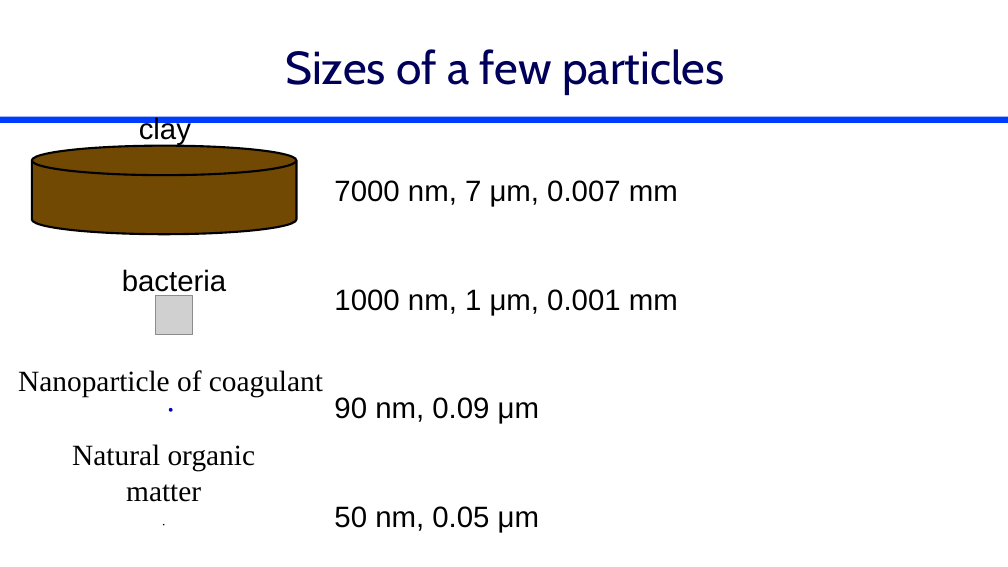
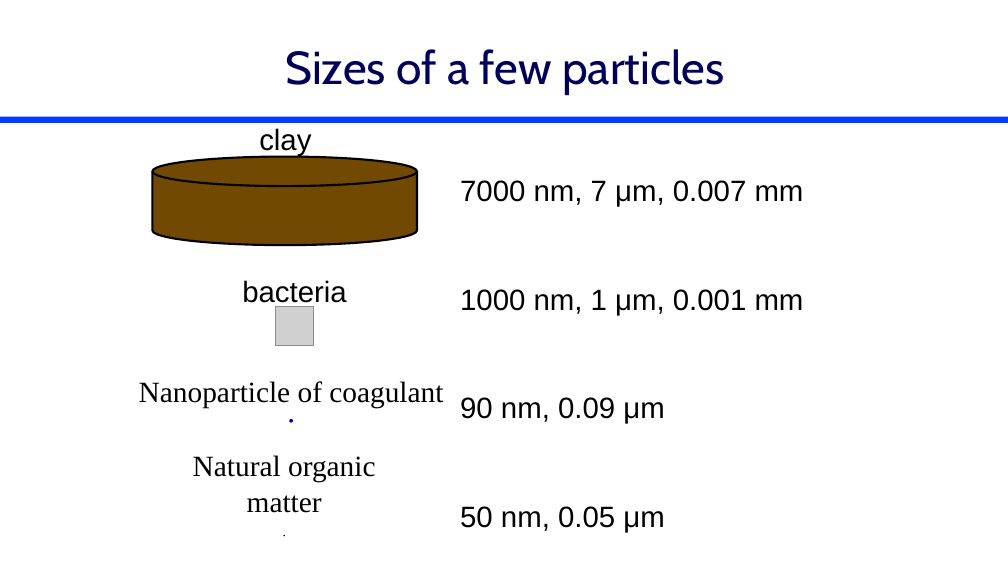
Before and after one commit to monroews/CEE4520Lectures, a slide deck: slide 19 of Flocculation Introduction.pptx (slide 15 before the commit). Drawn at 1008x567 pixels with LibreOffice and Linux fonts; fonts in the diff are those of the drawing; grey boxes stand for pictures. Boxes give left, top, right and bottom in pixels: in the first picture for what was removed or moved away, otherwise in the second. Text is boxed around its words. In the diff, an @@ line names an element or a change of style, - is before the commit and + after.

```diff
--- a/Flocculation Introduction.pptx
+++ b/Flocculation Introduction.pptx
@@ 4 texts, 2 ellipses, 1 picture, 1 cylinder: place and size @@
-4 texts, 2 ellipses, 1 picture, 1 cylinder at (18, 117, 323, 526)
+4 texts, 2 ellipses, 1 picture, 1 cylinder at (139, 128, 443, 536)
@@ 4 texts: place and size @@
-4 texts at (334, 180, 678, 533)
+4 texts at (460, 180, 804, 533)
```
Also in this commit, not shown: 6 other slides changed.
